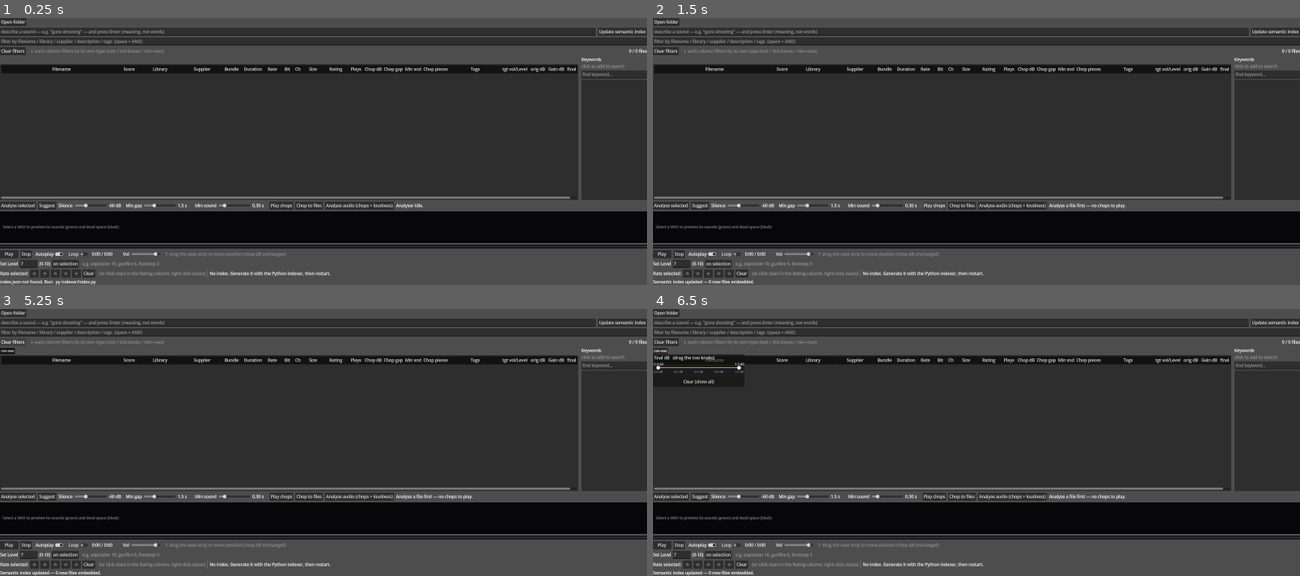
Above: before the commit, frames 1-4 (two rows, left to right).
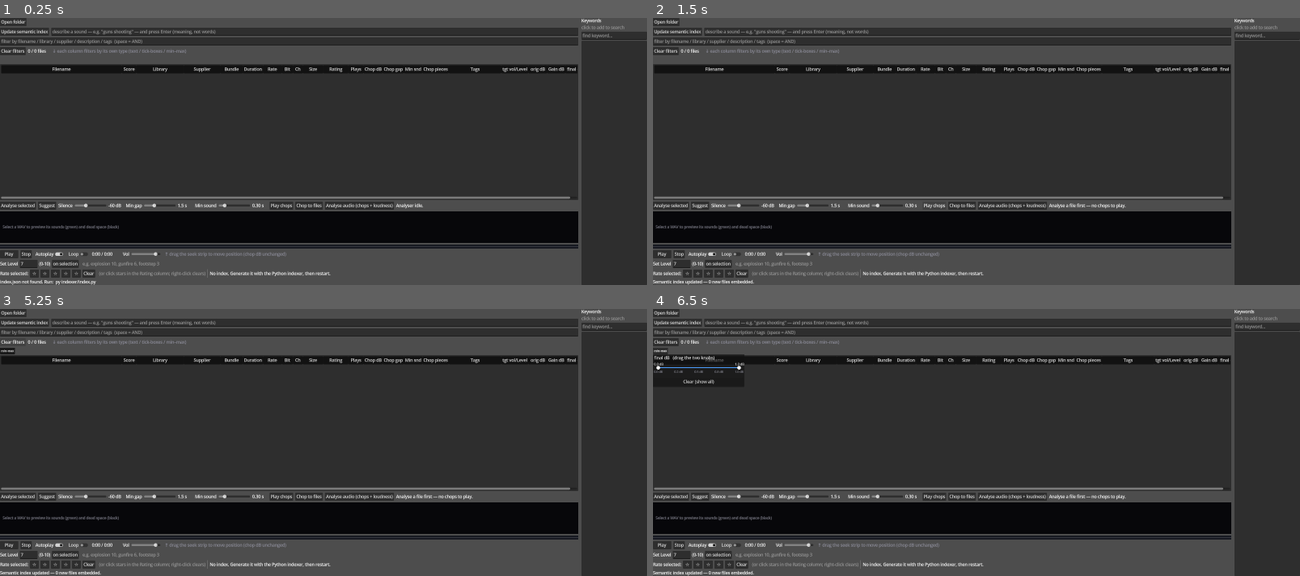
Above: after the commit, the same moments.

Repository: benedictcarter/sound_lib
Game: Godot game, scene res://main.tscn
The game is run twice, just before and just after one commit, with the same random seed, the same clock (stepped at 60 frames per second) and the same inputs.
Inputs:
- Up to frame 1 (0.25 s): no input
- Up to frame 2 (1.5 s): click "Update semantic index" at 0.5 s; click "Play chops" at 1.25 s
- Up to frame 3 (5.25 s): click "Play chops" at 2 s; click "Play" at 2.75 s; click "Play" at 3.5 s; click "Open folder" at 4.25 s; click "Clear filters" at 5 s
- Up to frame 4 (6.5 s): click "Filename" at 5.75 s

The runs differ from the first frame. In frame 1, 4.9% of the frame differs, in the area x 0-100%, y 0-100%; in frame 2, 4.9%; in frame 3, 4.9%; in frame 4, 4.9%.

Commit message:
Rework top region: keyword panel = full-height right column; tidy header
- Top-level HSplit now: everything on the LEFT, the Keywords panel as a single
  full-height (top-to-bottom) column on the RIGHT (was the table's right split).
  Table is full-width within the left pane.
- 'Update semantic index' moved to the LEFT of the semantic search box.
- File count moved to immediately RIGHT of 'Clear filters' (hint fills the rest).

Co-Authored-By: Claude Opus 4.8 <noreply@anthropic.com>

Diff:
--- a/app/main.gd
+++ b/app/main.gd
@@ -573,10 +573,19 @@
 #  UI construction
 # ===========================================================================
 func _build_ui() -> void:
+	# top-level split: everything on the left, the Keywords panel as a full-height
+	# (top-to-bottom) column on the right.
+	var outer := HSplitContainer.new()
+	outer.set_anchors_and_offsets_preset(Control.PRESET_FULL_RECT)
+	add_child(outer)
+
 	var root := VBoxContainer.new()
-	root.set_anchors_and_offsets_preset(Control.PRESET_FULL_RECT)
+	root.size_flags_horizontal = Control.SIZE_EXPAND_FILL
+	root.size_flags_vertical = Control.SIZE_EXPAND_FILL
 	root.add_theme_constant_override("separation", 6)
-	add_child(root)
+	outer.add_child(root)
+	outer.add_child(_build_keyword_panel())        # right column, full height
+	outer.set_deferred("split_offset", 5000)       # left takes the slack
 
 	# --- toolbar row: library folder (top-left) + path ------------------
 	var barlib := HBoxContainer.new()
@@ -595,11 +604,17 @@
 	_lib_label.add_theme_color_override("font_color", Color(0.6, 0.6, 0.66))
 	barlib.add_child(_lib_label)
 
-	# --- toolbar row: SEMANTIC search box (left) + Update index (right) ---
-	# No label — the placeholder describes it; left edge aligns with the Filter box.
+	# --- toolbar row: Update index (left) + SEMANTIC search box -----------
 	var bar0 := HBoxContainer.new()
 	bar0.add_theme_constant_override("separation", 8)
 	root.add_child(bar0)
+
+	_emb_btn = Button.new()
+	_emb_btn.text = "Update semantic index"
+	_emb_btn.tooltip_text = "Embed any files that don't have a semantic vector yet " \
+		+ "(e.g. new chops). Run once before first use; quick afterwards."
+	_emb_btn.pressed.connect(_update_embeddings)
+	bar0.add_child(_emb_btn)
 
 	_sem_edit = LineEdit.new()
 	_sem_edit.placeholder_text = "describe a sound — e.g. \"guns shooting\" — and press Enter (meaning, not words)"
@@ -608,13 +623,6 @@
 	_sem_edit.text_submitted.connect(_on_semantic_submitted)
 	bar0.add_child(_sem_edit)
 
-	_emb_btn = Button.new()
-	_emb_btn.text = "Update semantic index"
-	_emb_btn.tooltip_text = "Embed any files that don't have a semantic vector yet " \
-		+ "(e.g. new chops). Run once before first use; quick afterwards."
-	_emb_btn.pressed.connect(_update_embeddings)
-	bar0.add_child(_emb_btn)
-
 	# --- toolbar row: text Filter box (left-aligned with the semantic box) --
 	var bar1 := HBoxContainer.new()
 	bar1.add_theme_constant_override("separation", 8)
@@ -641,15 +649,14 @@
 	clear.pressed.connect(_on_clear)
 	bar2.add_child(clear)
 
+	_count_label = Label.new()                     # immediately right of Clear filters
+	bar2.add_child(_count_label)
+
 	var fhint := Label.new()
-	fhint.text = "  ↓ each column filters by its own type (text / tick-boxes / min–max)"
+	fhint.text = "    ↓ each column filters by its own type (text / tick-boxes / min–max)"
 	fhint.add_theme_color_override("font_color", Color(0.55, 0.55, 0.6))
+	fhint.size_flags_horizontal = Control.SIZE_EXPAND_FILL
 	bar2.add_child(fhint)
-
-	_count_label = Label.new()
-	_count_label.size_flags_horizontal = Control.SIZE_EXPAND_FILL
-	_count_label.horizontal_alignment = HORIZONTAL_ALIGNMENT_RIGHT
-	bar2.add_child(_count_label)
 
 	# --- table ----------------------------------------------------------
 	_tree = Tree.new()
@@ -678,27 +685,18 @@
 	_tree.gui_input.connect(_on_tree_gui_input)
 	_tree.focus_exited.connect(_commit_cell_edit)   # clicking away commits a type-over
 
-	# --- table + keyword panel (split) ----------------------------------
-	var split := HSplitContainer.new()
-	split.size_flags_vertical = Control.SIZE_EXPAND_FILL
-	split.size_flags_horizontal = Control.SIZE_EXPAND_FILL
-	root.add_child(split)
-
-	# left pane = per-column filter header ABOVE the tree, so it shares the tree's
-	# column widths / horizontal scroll and lines up over the columns.
-	var left := VBoxContainer.new()
-	left.add_theme_constant_override("separation", 0)
-	left.size_flags_horizontal = Control.SIZE_EXPAND_FILL
-	left.size_flags_vertical = Control.SIZE_EXPAND_FILL
+	# --- table: per-column filter header ABOVE the tree (shares the tree's column
+	#     widths / horizontal scroll so the filters line up over the columns) ---
+	var tablebox := VBoxContainer.new()
+	tablebox.add_theme_constant_override("separation", 0)
+	tablebox.size_flags_horizontal = Control.SIZE_EXPAND_FILL
+	tablebox.size_flags_vertical = Control.SIZE_EXPAND_FILL
 	_filter_header = Control.new()
 	_filter_header.custom_minimum_size = Vector2(0, 28)
 	_filter_header.clip_contents = true
-	left.add_child(_filter_header)
-	left.add_child(_tree)
-	split.add_child(left)
-	split.add_child(_build_keyword_panel())
-	# big offset -> table takes the slack, keyword panel rests at its min width
-	split.set_deferred("split_offset", 5000)
+	tablebox.add_child(_filter_header)
+	tablebox.add_child(_tree)
+	root.add_child(tablebox)
 
 	_build_num_popup()
 
